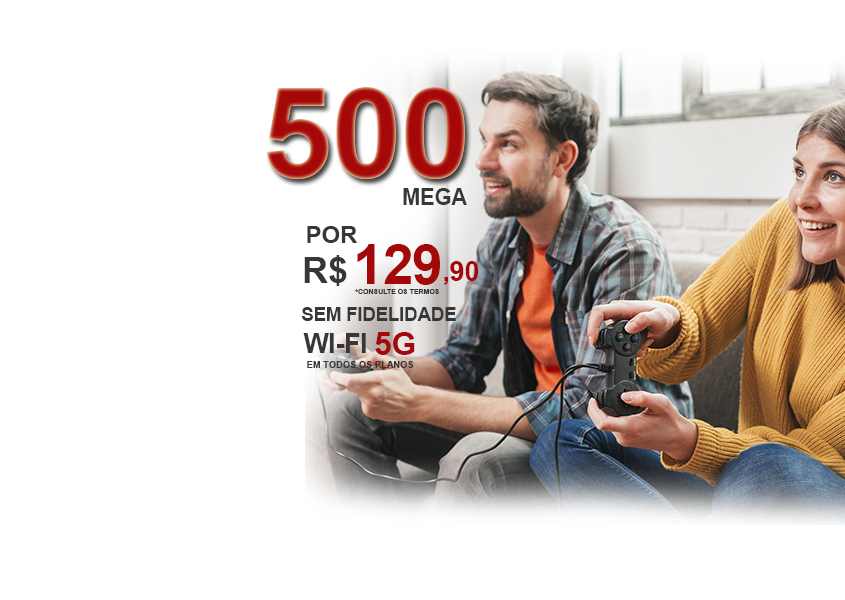
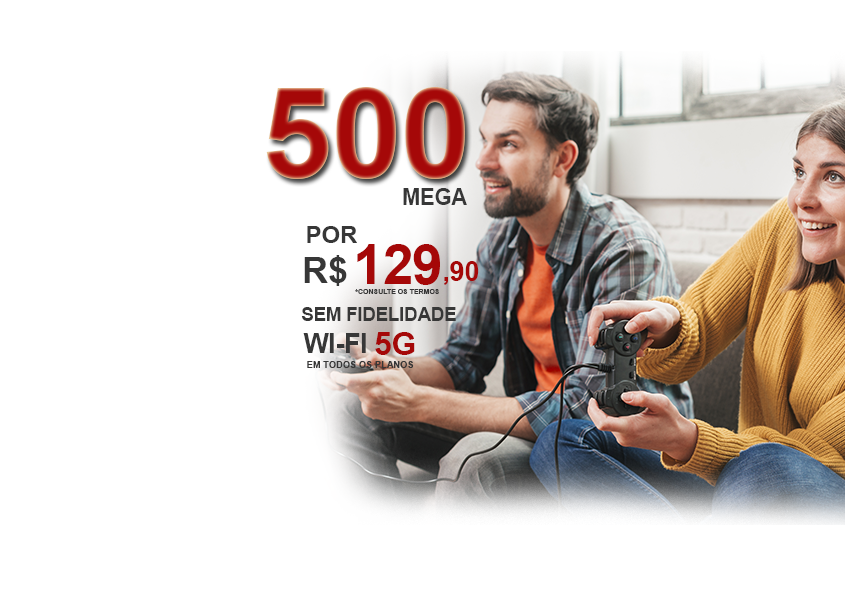
Layered file, before and after one edit (845×600). Changes by layer:
painted on "Camada 1" over [305, 339, 416, 515]
